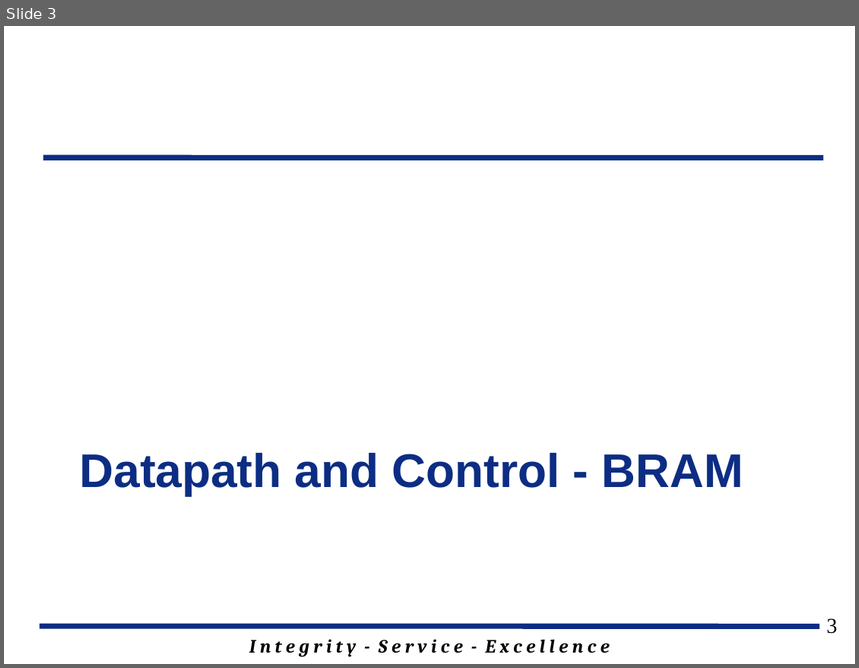
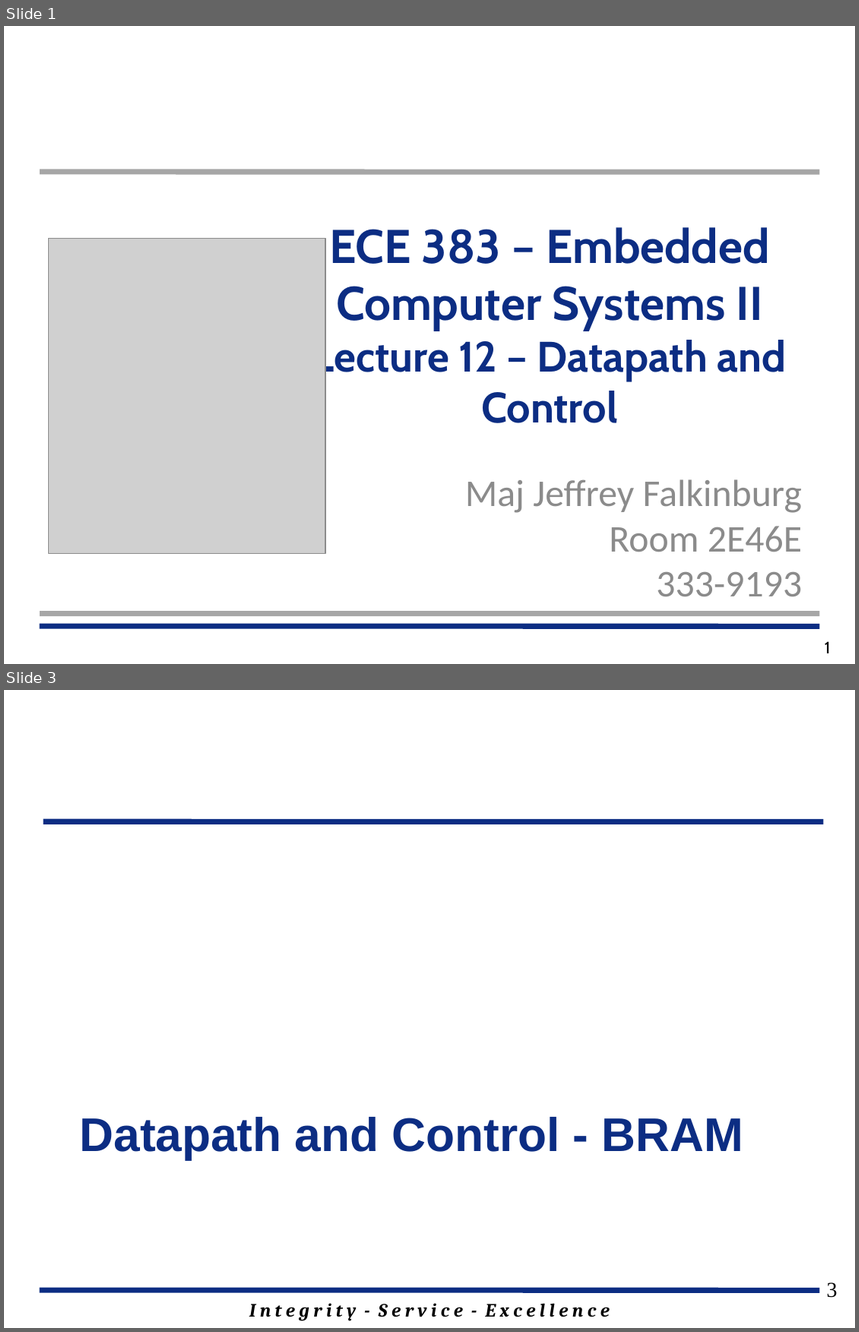
Before and after one commit to jfalkinburg/ECE383_web, a slide deck: lecture/slides/ECE_383_Lec12.pptx. Shown one above the other, each under a label of ours: slide 3 before the commit, slides 1 and 3 after it; the slides between them are not shown. The pictures are 859x668 and 859x1332 pixels, drawn with LibreOffice and Linux fonts; fonts in the diff are those of the drawing; grey boxes stand for pictures; background and template pictures are left out. Boxes give left, top, right and bottom in pixels: in the first picture for what was removed or moved away, otherwise in the second. Text is boxed around its words. In the diff, an @@ line names an element or a change of style, - is before the commit and + after.

```diff
--- a/lecture/slides/ECE_383_Lec12.pptx
+++ b/lecture/slides/ECE_383_Lec12.pptx
@@ slide 1 added at [4,26,855,664], background #FFFFFF @@
@@ line added from (40, 172) to (819, 172), #A6A6A6 4.5 pt @@
@@ text added at [313,227,786,423], 40 pt, text #0C2D83, bold @@
+ECE 383 – Embedded Computer Systems II
+Lecture 12 – Datapath and Control
@@ picture added at [49,239,325,555] @@
@@ subtitle added at [465,480,802,597], 32 pt, text #8C8C8C @@
+Maj Jeffrey Falkinburg
+Room 2E46E
+333-9193
@@ line added from (40, 614) to (819, 614), #A6A6A6 4.5 pt @@
@@ line added from (40, 627) to (819, 627), #0C2D83 4.5 pt @@
@@ page number added at [825,642,831,654], 14 pt, text #000000 @@
+1
```
Also in this commit, not shown: 11 slides changed, 4 slides removed, 9 other files.
